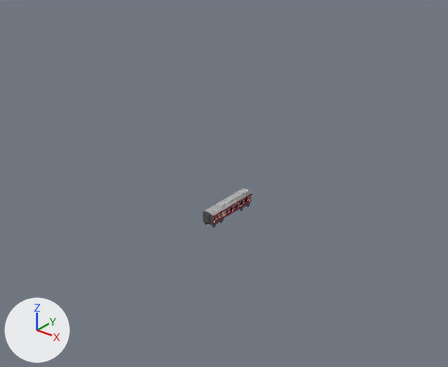
Two versions of the Blender file trains/Carriages/lms-corination-bfk-m.blend, one commit apart.
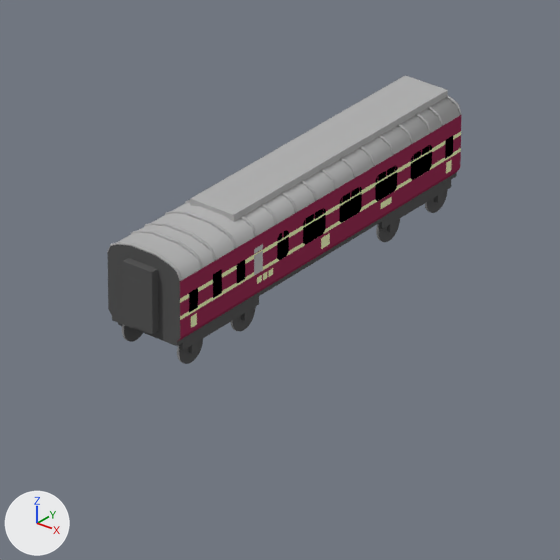
Each version is shown whole from a 50 mm camera at (54.4, -68.0, 48.3) aimed at (2.3, -2.9, 8.0), then close up on the part from 42% to 59% of the width and 48% to 69% of the height. The lights are fixed; the arrows at lower left show +X, +Y and +Z.
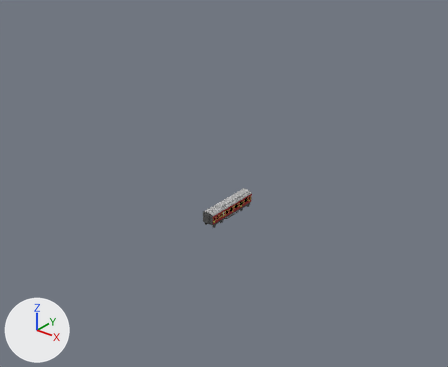
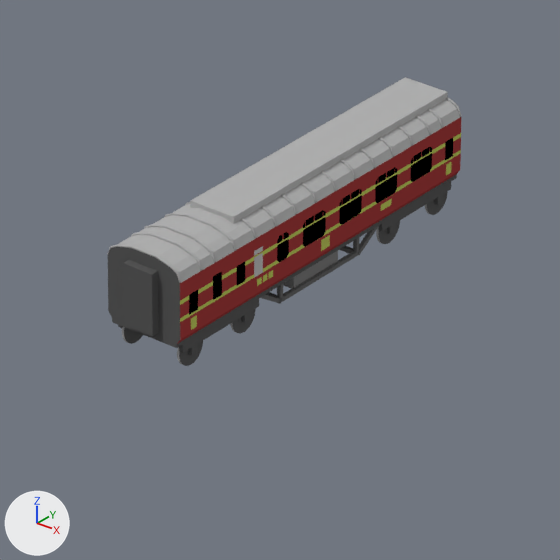
Location of each change, (x1, y1, x2, y2) in pixels of the close-ups (560 x 560 px):
'Plane', recoloured, shading changed, moved
    before: (107, 98, 462, 342)
    after: (108, 100, 461, 344)
'Cube.005', moved
    before: (190, 75, 448, 222)
    after: (190, 77, 448, 224)
'Plane.002', moved
    before: (107, 95, 462, 281)
    after: (107, 97, 462, 283)
'Cube.006', moved
    before: (123, 258, 159, 334)
    after: (123, 260, 159, 336)
'Cube.004', moved
    before: (112, 172, 457, 346)
    after: (112, 174, 457, 348)
'Mesh', added
    after: (260, 226, 379, 304)
'Cube.003', moved
    before: (179, 297, 259, 353)
    after: (179, 299, 259, 355)
'Cube.002', moved
    before: (379, 180, 451, 232)
    after: (379, 182, 451, 234)
'Cube_002', added
    after: (283, 251, 338, 289)
'Circle', moved
    before: (177, 339, 203, 364)
    after: (177, 341, 203, 366)
'Circle.007', moved
    before: (376, 219, 400, 242)
    after: (376, 221, 400, 244)
'Circle.003', moved
    before: (230, 306, 256, 332)
    after: (230, 308, 256, 333)
'Circle.004', moved
    before: (425, 189, 448, 213)
    after: (425, 191, 448, 215)
'Circle.001', moved
    before: (122, 325, 143, 342)
    after: (122, 327, 143, 344)
'Plane.005', recoloured
    both: (321, 233, 330, 251)
'Plane.006', recoloured
    both: (381, 197, 392, 211)
'Plane.003', recoloured
    both: (191, 313, 197, 330)
'Plane.004', recoloured
    both: (446, 160, 452, 175)
'Plane.007', recoloured
    both: (257, 275, 262, 286)
'Plane.018', recoloured
    both: (263, 272, 267, 282)
part 1 of me_plane, shading changed
    before: (119, 98, 460, 281)
    after: (119, 100, 460, 283)

Patch to the scene script:
```diff
--- a/trains/Carriages/lms-corination-bfk-m.blend.py
+++ b/trains/Carriages/lms-corination-bfk-m.blend.py
@@ mat_trim @@
 mat_trim = diffuse_material('Trim')
-mat_trim.base_color = (0.854, 0.9, 0.507)  # yellow #eef3bd
+mat_trim.base_color = (0.508, 0.56, 0.112)  # yellow #bdc55e
@@ mat_maincolour1 @@
 mat_maincolour1 = diffuse_material('MainColour1')
-mat_maincolour1.base_color = (0.3, 0.03, 0.0877)  # red #953054
+mat_maincolour1.base_color = (0.351, 0.0449, 0.0449)  # red #a03c3c
@@ me_plane @@
 me_plane.from_pydata(...)  # 40 vertices, 53 faces; spans x -4.0..6.0, y 0.9..2.8, z -1.0..1.0
 # used by ob_plane; location = (0.0, 0.0, 0.0); rotation_euler = (1.571, 0.0, 1.571), in degrees (90, 0, 90)
+# me_plane part 1: all faces are now shaded flat (7 of 53 changed)
 me_plane.materials.append(mat_maincolour1)
@@ ob_cube_006 @@
 ob_cube_006 = bpy.data.objects.new('Cube.006', me_cube_006)
-ob_cube_006.location = (0.0, 0.0, 0.0)
+ob_cube_006.location = (0.0, 0.0, -0.05)
 ob_cube_006.rotation_euler = (1.571, 0.0, 1.571)  # degrees (90, 0, 90)
@@ ob_cube_005 @@
 ob_cube_005 = bpy.data.objects.new('Cube.005', me_cube_005)
-ob_cube_005.location = (0.0, 0.0, 0.0)
+ob_cube_005.location = (0.0, 0.0, -0.05)
 ob_cube_005.rotation_euler = (1.571, 0.0, 0.0)  # degrees (90, 0, 0)
@@ ob_plane_002 @@
 ob_plane_002 = bpy.data.objects.new('Plane.002', me_plane_024)
-ob_plane_002.location = (0.0, 0.0, 0.0)
+ob_plane_002.location = (0.0, 0.0, -0.05)
 ob_plane_002.rotation_euler = (1.571, 0.0, 1.571)  # degrees (90, 0, 90)
@@ ob_cube_004 @@
 ob_cube_004 = bpy.data.objects.new('Cube.004', me_cube_004)
-ob_cube_004.location = (0.0, 0.0, 0.0)
+ob_cube_004.location = (0.0, 0.0, -0.05)
 ob_cube_004.rotation_euler = (1.571, 0.0, 1.571)  # degrees (90, 0, 90)
@@ ob_cube_003 @@
 ob_cube_003 = bpy.data.objects.new('Cube.003', me_cube_003)
-ob_cube_003.location = (0.0, 0.0, 0.0)
+ob_cube_003.location = (0.0, 0.0, -0.05)
 ob_cube_003.rotation_euler = (1.571, 0.0, 0.0)  # degrees (90, 0, 0)
@@ ob_cube_002 @@
 ob_cube_002 = bpy.data.objects.new('Cube.002', me_cube_002)
-ob_cube_002.location = (0.0, 0.0, 0.0)
+ob_cube_002.location = (0.0, 0.0, -0.05)
 ob_cube_002.rotation_euler = (1.571, 0.0, 0.0)  # degrees (90, 0, 0)
@@ ob_circle_007 @@
 ob_circle_007 = bpy.data.objects.new('Circle.007', me_circle_008)
-ob_circle_007.location = (0.0, 0.0, 0.0)
+ob_circle_007.location = (0.0, 0.0, -0.05)
 ob_circle_007.rotation_euler = (1.571, 0.0, 1.571)  # degrees (90, 0, 90)
@@ ob_circle_004 @@
 ob_circle_004 = bpy.data.objects.new('Circle.004', me_circle_005)
-ob_circle_004.location = (0.0, 0.0, 0.0)
+ob_circle_004.location = (0.0, 0.0, -0.05)
 ob_circle_004.rotation_euler = (1.571, 0.0, 1.571)  # degrees (90, 0, 90)
@@ ob_circle_003 @@
 ob_circle_003 = bpy.data.objects.new('Circle.003', me_circle_004)
-ob_circle_003.location = (0.0, 0.0, 0.0)
+ob_circle_003.location = (0.0, 0.0, -0.05)
 ob_circle_003.rotation_euler = (1.571, 0.0, 1.571)  # degrees (90, 0, 90)
@@ ob_circle_001 @@
 ob_circle_001 = bpy.data.objects.new('Circle.001', me_circle_002)
-ob_circle_001.location = (0.0, 0.0, 0.0)
+ob_circle_001.location = (0.0, 0.0, -0.05)
 ob_circle_001.rotation_euler = (1.571, 0.0, 1.571)  # degrees (90, 0, 90)
@@ ob_circle @@
 ob_circle = bpy.data.objects.new('Circle', me_circle)
-ob_circle.location = (0.0, 0.0, 0.0)
+ob_circle.location = (0.0, 0.0, -0.05)
 ob_circle.rotation_euler = (1.571, 0.0, 1.571)  # degrees (90, 0, 90)
@@ ob_plane @@
 ob_plane = bpy.data.objects.new('Plane', me_plane)
-ob_plane.location = (0.0, 0.0, 0.0)
+ob_plane.location = (0.0, 0.0, -0.05)
 ob_plane.rotation_euler = (1.571, 0.0, 1.571)  # degrees (90, 0, 90)
@@ ob_cube_002_2 @@
+ob_cube_002_2 = bpy.data.objects.new('Cube_002', me_cube_002_mesh)  # a box spanning x -0.38..0.07, y 0.17..0.65, z 1.3..3.25; in mat_wheel (grey #7f7f7f)
+ob_cube_002_2.location = (0.72, 2.78, 0.17)
+ob_cube_002_2.rotation_euler = (1.571, 0.0, 0.0)  # degrees (90, 0, 0)
+ob_cube_002_2.scale = (1.0, 1.0, 0.81)
@@ ob_mesh @@
+ob_mesh = bpy.data.objects.new('Mesh', me_mesh_001_mesh)  # 576 vertices, 192 faces; spans x -2.05..-0.44, y -2.13..2.52, z 2.13..2.79; in mat_underframe (dark grey #666666)
+ob_mesh.location = (1.33, 0.8, -1.87)
+ob_mesh.scale = (1.0, 0.972, 1.0)
```
